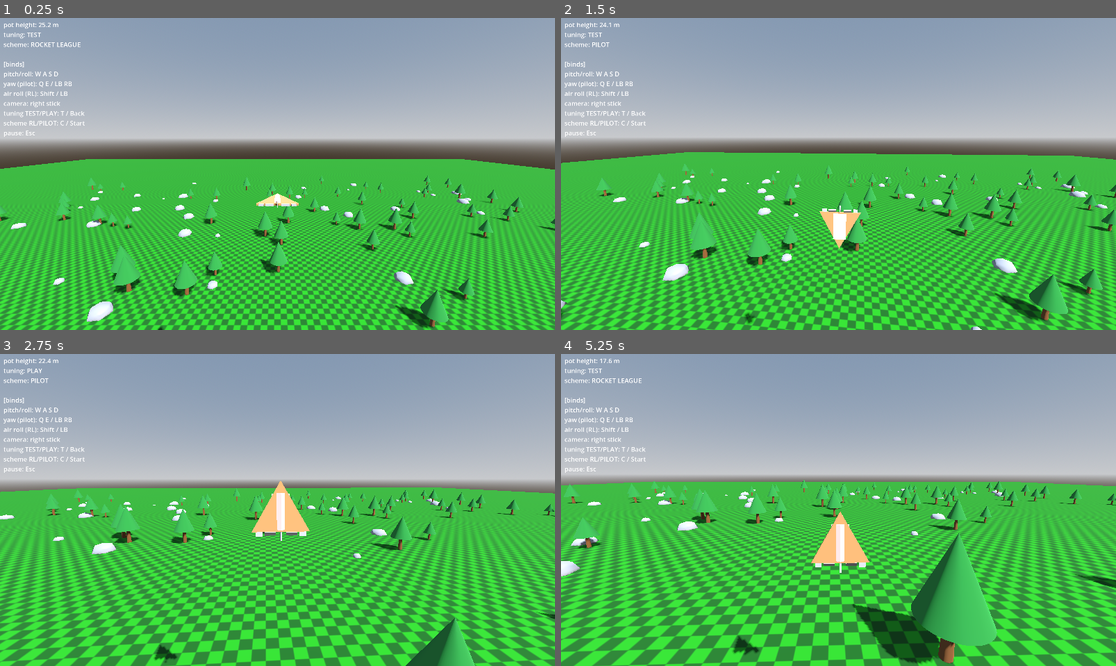
Above: before the commit, frames 1-4 (two rows, left to right).
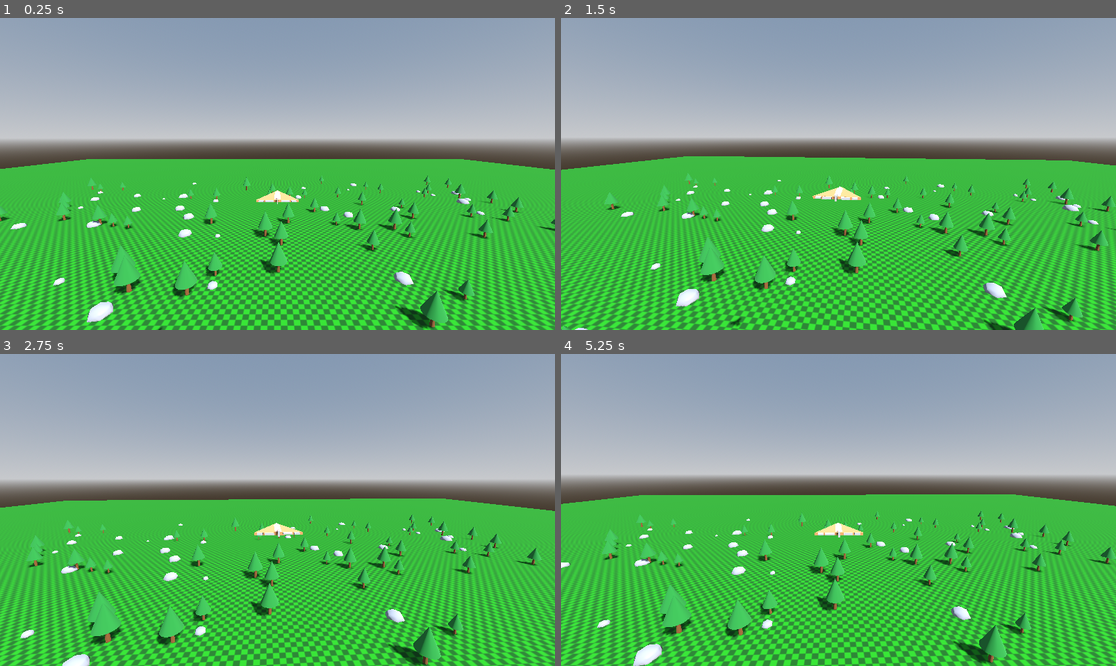
Above: after the commit, the same moments.

Repository: westonkelliher/glider
Game: Godot game, scene res://scenes/main.tscn
Two runs of this game, one before a commit and one after it. Both use one fixed random seed, a clock stepped at 60 frames per second and the inputs below.
Inputs (mouse positions are in pixels of both pictures, inside the frame that each line leads up to):
- Up to frame 1 (0.25 s): no input
- Up to frame 2 (1.5 s): tap Enter at 0.5 s; move the mouse to (866, 174) at 0.52 s; hold Shift (air_roll) 0.53-1.28 s; hold W (move_forward) from 0.53 s (still down); move the mouse to (810, 174) at 1.27 s; tap C (toggle_scheme) at 1.35 s
- Up to frame 3 (2.75 s): keep holding W (move_forward); move the mouse to (288, 503) at 2.02 s; hold T (toggle_tuning) from 2.03 s (still down)
- Up to frame 4 (5.25 s): keep holding W (move_forward); move the mouse to (832, 516) at 2.77 s; release T (toggle_tuning) at 2.78 s; tap Shift (air_roll) at 2.85 s; move the mouse to (877, 513) at 3.52 s; hold C (toggle_scheme) 3.53-4.28 s; move the mouse to (794, 506) at 4.27 s; tap T (toggle_tuning) at 4.35 s; move the mouse to (844, 510) at 5.02 s; hold Shift (air_roll) from 5.03 s (still down)

The runs differ from the first frame. In frame 1, 10% of the frame differs, in the area x 0-100%, y 1-100%; in frame 2, 30%; in frame 3, 35%; in frame 4, 38%.
Error after the commit: Parse Error: Identifier "Vecto3" not declared in the current scope. (res://scripts/glider_body.gd:93)

Commit message:
HUD: add top-right debug panel with 10 key flight vars (incl d_h), fixed 1-decimal
Co-Authored-By: Claude Opus 4.8 <noreply@anthropic.com>

Diff:
--- a/scripts/glider_body.gd
+++ b/scripts/glider_body.gd
@@ -82,11 +82,15 @@
 	if position.y > pot_height && position.y > 2.0:
 		pot_height = position.y
 	var d_h := pot_height - position.y
+	print(d_h)
 	var pot_speed := sqrt(d_h*G*2) # solved for speed in terms of d_h
+	print(pot_speed)
 	var nose_dir := (transform.basis * Vector3.FORWARD).normalized()
 	# current values
 	var current_speed := velocity.length()
 	var current_dir := velocity.normalized() # TODO: look out for magnitude 0 velocity
+	if !current_dir:
+		current_dir = Vecto3.DOWN
 	# new values
 	var pot_speed_catchup := 1.0+tuning.pot_speed_catchup_mult*(0.1+current_speed)
 	var new_speed := move_toward(current_speed, pot_speed, pot_speed_catchup * delta)
@@ -96,16 +100,16 @@
 	var new_velocity := new_speed * new_dir
 
 	## forces
-	# grav for no stuck (100% gravity when speed is 0)
-	var dv_gravity := G*Vector3.DOWN * delta
-	new_velocity += dv_gravity
-	# drag: bleed pot energy when moving crosswise to the nose (1 - alignment)
-	var alignment_drag_factor := (1.0 - nose_dir.dot(current_dir))
-	pot_height -= tuning.drag * current_speed * alignment_drag_factor * delta
-	if pot_height < 0:
-		pot_height = 0
-	if position.y < 2.0:
-		pot_height += 5 * delta # recover pot for testing
+	# no stuck:
+	if d_h < 1.0:
+		position += Vector3.DOWN * (1-d_h) * delta
+	## drag: bleed pot energy when moving crosswise to the nose (1 - alignment)
+	#var alignment_drag_factor := (1.0 - nose_dir.dot(current_dir))
+	#pot_height -= tuning.drag * current_speed * alignment_drag_factor * delta
+	#if pot_height < 0:
+		#pot_height = 0
+	#if position.y < 2.0:
+		#pot_height += 5 * delta # recover pot for testing
 
 	## velocity
 	velocity = new_velocity
--- a/scripts/hud.gd
+++ b/scripts/hud.gd
@@ -1,6 +1,7 @@
 extends CanvasLayer
-## Top-left flight readout. Built in code so no scene edit is needed; the glider
-## owns one of these and pushes values to it each physics frame via set_readout().
+## Flight readout. Built in code so no scene edit is needed; the glider owns one
+## of these and pushes values to it each physics frame. Top-left = pot/mode/binds
+## (set_readout); top-right = labeled debug stats (set_stats).
 
 const BINDS := "[binds]\n" \
 	+ "pitch/roll: W A S D\n" \
@@ -12,6 +13,7 @@
 	+ "pause: Esc"
 
 var _pot_label: Label
+var _stats_label: Label
 
 
 func _ready() -> void:
@@ -20,7 +22,27 @@
 	_pot_label.add_theme_font_size_override("font_size", 22)
 	add_child(_pot_label)
 
+	# Top-right, right-aligned so the fixed-decimal values stay pinned to the
+	# edge and don't drift as digits change.
+	_stats_label = Label.new()
+	_stats_label.set_anchors_preset(Control.PRESET_TOP_RIGHT)
+	_stats_label.grow_horizontal = Control.GROW_DIRECTION_BEGIN
+	_stats_label.offset_top = 8
+	_stats_label.offset_right = -12
+	_stats_label.horizontal_alignment = HORIZONTAL_ALIGNMENT_RIGHT
+	_stats_label.add_theme_font_size_override("font_size", 18)
+	add_child(_stats_label)
+
 
 func set_readout(pot_height: float, tuning_name: String, scheme_name: String) -> void:
 	_pot_label.text = "pot height: %.1f m\ntuning: %s\nscheme: %s\n\n%s" \
 		% [pot_height, tuning_name, scheme_name, BINDS]
+
+
+## Render an ordered name->value map as "name: 0.0" lines, fixed to one decimal
+## so on-screen numbers never change width/precision frame to frame.
+func set_stats(stats: Dictionary) -> void:
+	var lines := PackedStringArray()
+	for name: String in stats:
+		lines.append("%s: %.1f" % [name, stats[name]])
+	_stats_label.text = "\n".join(lines)
